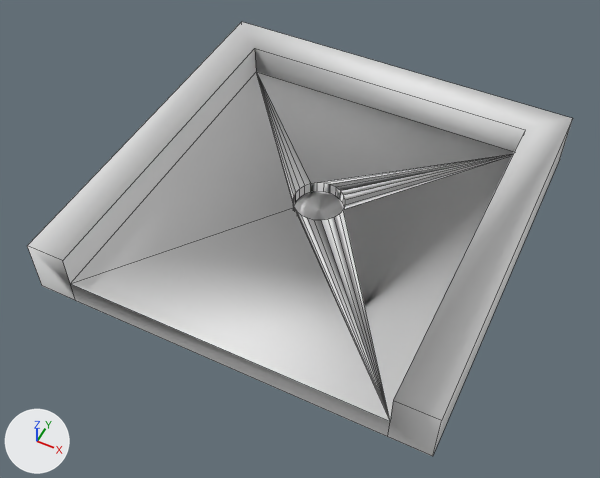
The OBJ model 3d/mini-golf/Hole_square_01.obj: old version first, new version second.
Camera for both pictures: a 50 mm lens placed at (3.35, -2.53, 4.72), pointed at (1.47, 1.23, 0.02). Every picture has the same lights, and +X, +Y and +Z are marked at lower left. Mesh edges are drawn as thin lines. Where no turn or scale is listed for an object, it has been applied to the vertices.

In view in the first picture: 'Hole_square_01'.
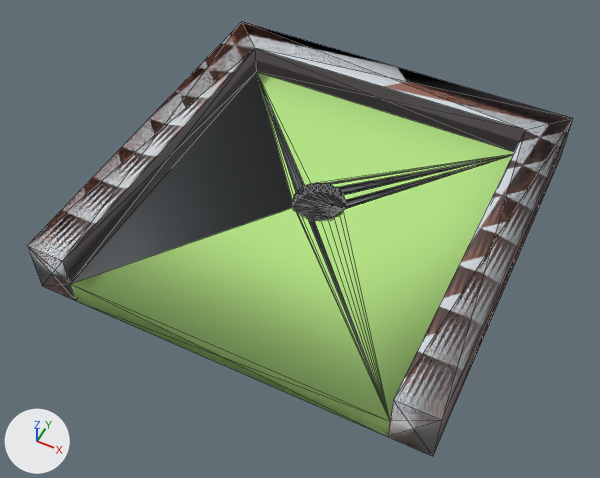
Where the change shows, as pixel boxes [x1, y1, x2, y2] in the pictures (600 x 478 px):
```json
{"object": "Hole_square_01", "change": "recoloured, reshaped", "before": [27, 22, 573, 456], "after": [27, 22, 573, 456]}
{"part": 1, "of": "me_hole_square_01", "change": "built on", "before": [27, 22, 573, 456], "after": [27, 22, 573, 456]}
{"part": 2, "of": "me_hole_square_01", "change": "recoloured", "before": [72, 72, 514, 421], "after": [72, 72, 514, 421], "on screen": "grey to green"}
{"part": 3, "of": "me_hole_square_01", "change": "recoloured", "before": [257, 75, 512, 414], "after": [257, 75, 512, 414]}
```

Scene script edits in JSON lines:
```json
{"op": "set", "path": "mat_red.base_color", "old": "(0.8, 0.8, 0.8)", "new": "(0.71, 0.247, 0.161)", "note": "white #e7e7e7 -> beige #db8870"}
{"op": "set", "path": "mat_green.base_color", "old": "(0.8, 0.8, 0.8)", "new": "(0.475, 0.788, 0.239)", "note": "white #e7e7e7 -> green #b7e686"}
{"op": "set", "path": "mat_dark_grey.base_color", "old": "(0.8, 0.8, 0.8)", "new": "(0.267, 0.267, 0.267)", "note": "white #e7e7e7 -> grey #8d8d8d"}
{"block": "me_hole_square_01", "where": "# used by ob_hole_square_01; location = (0.0, 0.0, 0.0)"}
{"op": "remove", "block": "me_hole_square_01", "code": "me_hole_square_01.from_pydata(...)  # 66 vertices, 64 faces; spans x 0.0..3.0, y 0.0..3.0, z 0.0..0.44"}
{"op": "add", "block": "me_hole_square_01", "code": "me_hole_square_01.from_pydata(...)  # 66 vertices, 228 faces; spans x 0.0..3.0, y 0.0..3.0, z 0.0..0.44"}
{"block": "me_hole_square_01", "change": "me_hole_square_01 part 1"}
{"block": "me_hole_square_01", "change": "53 faces are deleted"}
{"block": "me_hole_square_01", "change": "76 new faces join them, mat_red (beige #db8870)"}
{"block": "me_hole_square_01", "change": "109 new faces join them, mat_backcolor (light grey #d2dade)"}
{"block": "me_hole_square_01", "change": "10 new faces join them, mat_green (green #b7e686)"}
{"block": "me_hole_square_01", "change": "22 new faces join them, mat_dark_grey (grey #8d8d8d)"}
{"block": "me_hole_square_01", "change": "me_hole_square_01 part 2: 8 faces spanning x 0.3..2.7, y 0.0..2.7, z 0.19 switch from mat_backcolor (white #e7e7e7) to mat_green (green #b7e686)"}
{"block": "me_hole_square_01", "change": "me_hole_square_01 part 3: 9 faces spanning x 0.3..2.7, y 0.0..2.7, z 0.19 switch from mat_green (white #e7e7e7) to mat_backcolor (light grey #d2dade)"}
{"block": "me_hole_square_01", "change": "me_hole_square_01 part 4: the surface is now shaded flat"}
```
